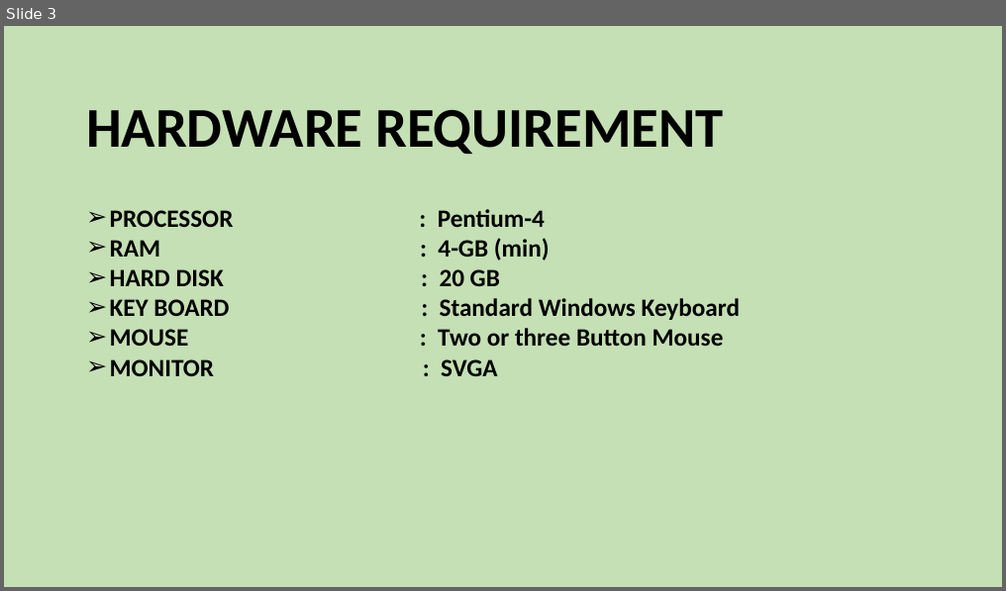
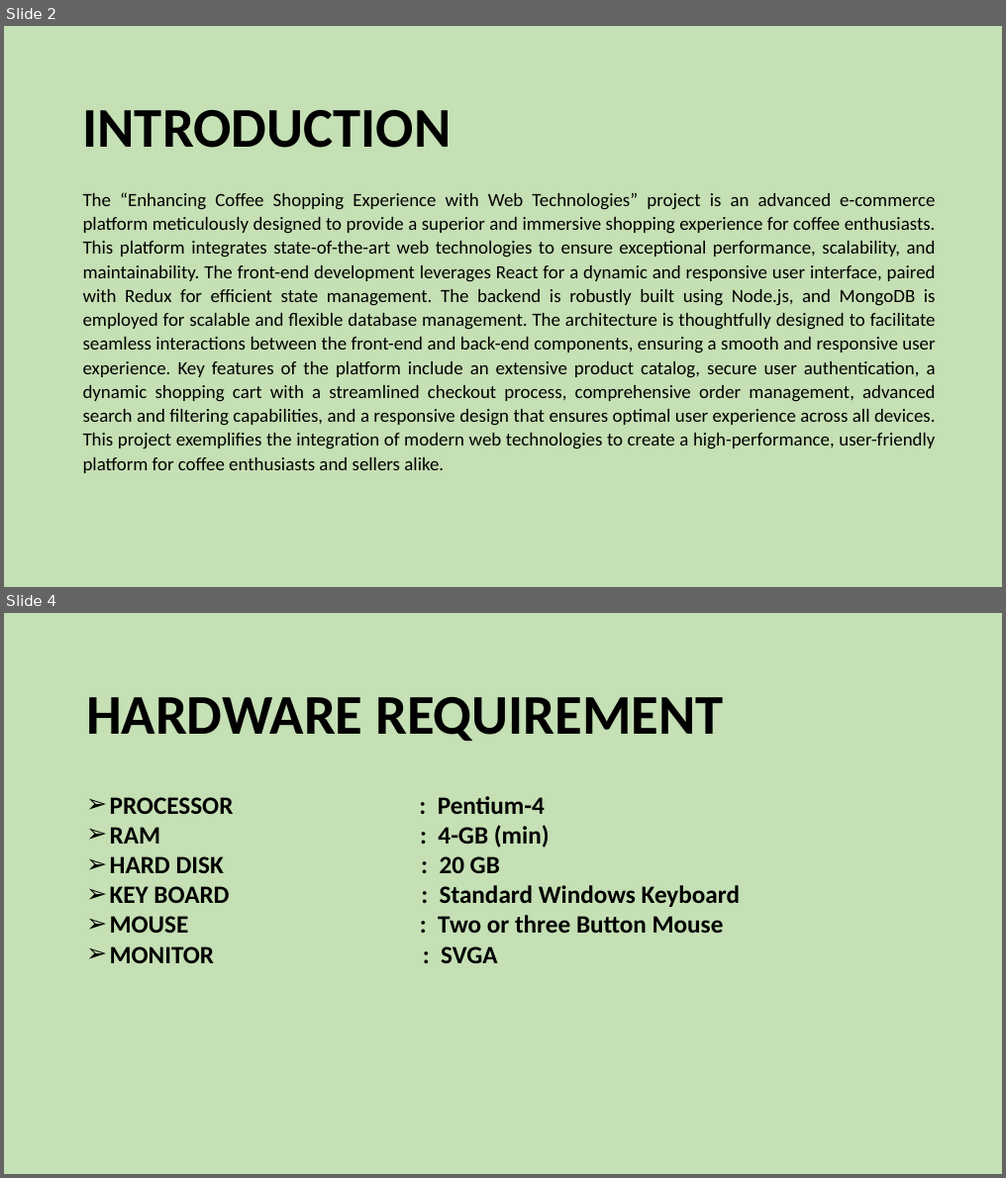
Before and after one commit to Ganesh01110/coffee-shop-fullstack2, a slide deck: configimg/sem-4project/sem4-presentation-1GaneshSahu.pptx. Shown one above the other, each under a label of ours: slide 3 before the commit, slides 2 and 4 after it; the slides between them are not shown. The pictures are 1006x591 and 1006x1178 pixels, drawn with LibreOffice and Linux fonts; fonts in the diff are those of the drawing. Boxes give left, top, right and bottom in pixels: in the first picture for what was removed or moved away, otherwise in the second. Text is boxed around its words. In the diff, an @@ line names an element or a change of style, - is before the commit and + after.

```diff
--- a/configimg/sem-4project/sem4-presentation-1GaneshSahu.pptx
+++ b/configimg/sem-4project/sem4-presentation-1GaneshSahu.pptx
@@ slide 2 added at bbox=[4, 26, 1002, 587], background #C5E0B4 @@
@@ text added at bbox=[83, 110, 451, 148], 54 pt, text #000000, bold @@
+INTRODUCTION
@@ text added at bbox=[83, 192, 936, 473], 18 pt, text #000000 @@
+The “Enhancing Coffee Shopping Experience with Web Technologies” project is an advanced e-commerce platform meticulously designed to provide a superior and immersive shopping experience for coffee enthusiasts. This platform integrates state-of-the-art web technologies to ensure exceptional performance, scalability, and maintainability. The front-end development leverages React for a dynamic and responsive user interface, paired with Redux for efficient state management. The backend is robustly built using Node.js, and MongoDB is employed for scalable and flexible database management. The architecture is thoughtfully designed to facilitate seamless interactions between the front-end and back-end components, ensuring a smooth and responsive user experience. Key features of the platform include an extensive product catalog, secure user authentication, a dynamic shopping cart with a streamlined checkout process, comprehensive order management, advanced search and filtering capabilities, and a responsive design that ensures optimal user experience across all devices. This project exemplifies the integration of modern web technologies to create a high-performance, user-friendly platform for coffee enthusiasts and sellers alike.
@@ what was slide 3 is now slide 4 @@
```
Also in this commit, not shown: 2 slides changed, 12 other slides added, 1 slide removed, 22 other files.
